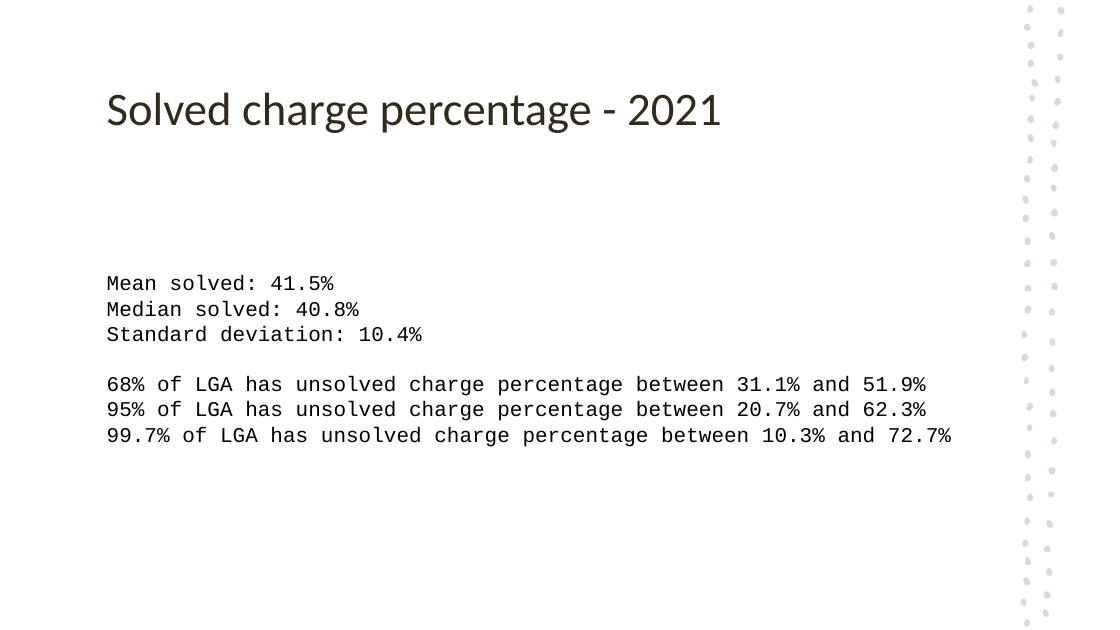
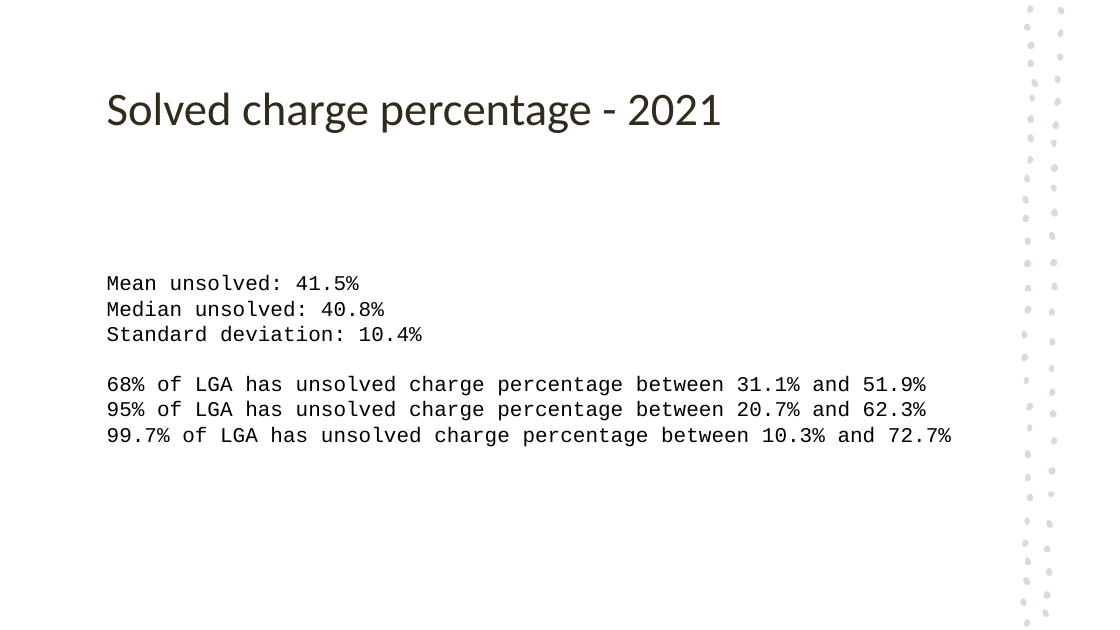
Before and after one commit to antoinetteboyle/Project-1, a slide deck: slide 6 of Crime_Victoria_PowerPoint_Presentation_temporary_Kelvin.pptx. Drawn at 1120x630 pixels with LibreOffice and Linux fonts; fonts in the diff are those of the drawing. Boxes give left, top, right and bottom in pixels: in the first picture for what was removed or moved away, otherwise in the second. Text is boxed around its words. In the diff, an @@ line names an element or a change of style, - is before the commit and + after.

```diff
--- a/Crime_Victoria_PowerPoint_Presentation_temporary_Kelvin.pptx
+++ b/Crime_Victoria_PowerPoint_Presentation_temporary_Kelvin.pptx
@@ text at (x1=107, y1=276, x2=384, y2=317): text changed @@
-Mean solved: 41.5%
-Median solved: 40.8%
+Mean unsolved: 41.5%
+Median unsolved: 40.8%
```
Also in this commit, not shown: 1 other slide changed, 1 slide added, 1 other file.
